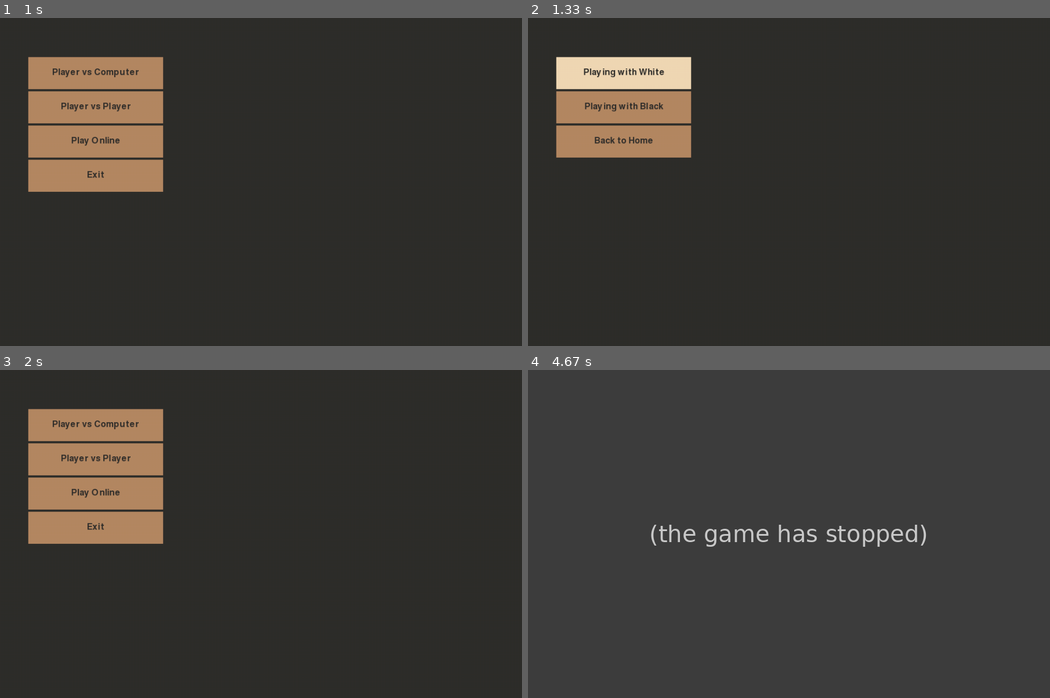
Above: before the commit, frames 1-4 (two rows, left to right).
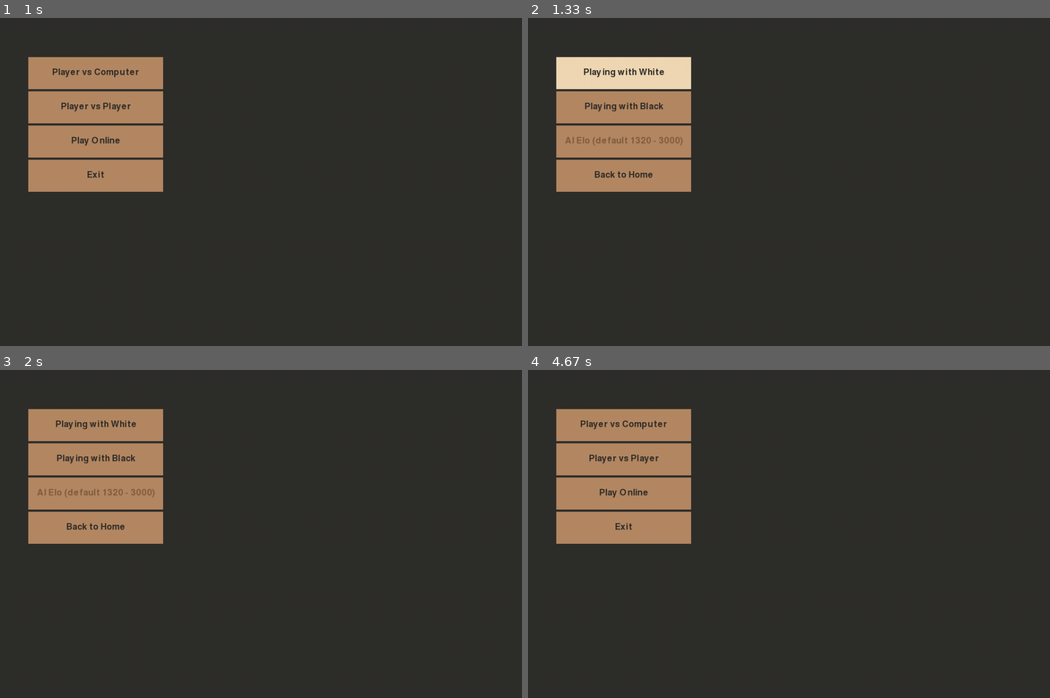
Above: after the commit, the same moments.

Repository: yudur/chess-pygame
Game: pygame game, started from src/main.py
Same seed, same stepped clock (60 frames per second), same inputs: the game is played once before the commit and once after it.
Inputs (mouse positions are in pixels of both pictures, inside the frame that each line leads up to):
- Up to frame 1 (1 s): press the mouse at (93, 106) at 0.37 s; move the mouse to (167, 100) at 0.47 s; release the mouse at (240, 93) at 0.6 s; press the mouse at (428, 60) at 0.7 s; move the mouse to (250, 168) at 0.8 s; release the mouse at (78, 277) at 0.93 s
- Up to frame 2 (1.33 s): click "Player vs Computer" at 1.05 s
- Up to frame 3 (2 s): press the mouse at (93, 491) at 1.37 s; move the mouse to (172, 573) at 1.47 s; release the mouse at (250, 652) at 1.6 s; hold Backspace from 1.67 s (still down)
- Up to frame 4 (4.67 s): release Backspace at 2.13 s; click (658, 547) at 2.22 s; tap 0 at 2.5 s; press the mouse at (621, 491) at 3.37 s; move the mouse to (627, 455) at 3.47 s; release the mouse at (632, 419) at 3.6 s; press the mouse at (621, 491) at 3.7 s; move the mouse to (726, 484) at 3.8 s; release the mouse at (835, 478) at 3.93 s; press the mouse at (621, 527) at 4.53 s; move the mouse to (752, 507) at 4.63 s

Frame 1 is identical in both runs. In frame 2, 2.8% of the frame differs, in the area x 5-32%, y 36-54%; in frame 3, 0.8%; in frame 4, 11%, in the area x 5-77%, y 11-54%.
Before the commit the program exited at 4.53 s; later frames show no game.

Commit message:
feat(ui): improve AI Link's numeric input

Diff:
--- a/src/core/chess_session.py
+++ b/src/core/chess_session.py
@@ -40,7 +40,7 @@
 
 
 class AiChessSession(ChessSession):
-    def __init__(self, local_color):
+    def __init__(self, local_color, elo=1900):
         from src.chess.ai import AiEngine
 
         super().__init__(local_color)
@@ -48,7 +48,7 @@
         # Human plays as local_color; AI plays as the opposite color
         self.human_color = local_color
         self.ai_color = "black" if local_color == "white" else "white"
-        self.ai = AiEngine(color=self.ai_color, elo=1900)
+        self.ai = AiEngine(color=self.ai_color, elo=elo)
 
     def handle_board_click(self, row, col):
         """Handle human input only when it's the human's turn."""
--- a/src/states/select_color_vs_ai_state.py
+++ b/src/states/select_color_vs_ai_state.py
@@ -1,6 +1,8 @@
 import pygame
 from src.core.state import State
 from src.ui.button_renderer import ButtonRenderer
+from src.ui.num_input_renderer import NumericInputRenderer
+
 from src.utils import settings
 
 from src.core.chess_session import AiChessSession
@@ -28,10 +30,21 @@
             text="Playing with Black",
         )
 
+        self.input_elo = NumericInputRenderer(
+            pos=(
+                settings.START_GRID_BOARD_POS[0],
+                settings.START_GRID_BOARD_POS[1] + settings.TILESIZE * 2 + 20,
+            ),
+            size=(settings.TILESIZE * 4, settings.TILESIZE),
+            placeholder="AI Elo (default 1320 - 3000)",
+            min_value=1320,
+            max_value=3000,
+        )
+
         self.back_to_home = ButtonRenderer(
             pos=(
                 settings.START_GRID_BOARD_POS[0],
-                settings.START_GRID_BOARD_POS[1] + settings.TILESIZE * 2 + 20,
+                settings.START_GRID_BOARD_POS[1] + settings.TILESIZE * 3 + 20,
             ),
             size=(settings.TILESIZE * 4, settings.TILESIZE),
             text="Back to Home",
@@ -47,18 +60,30 @@
         if event.type == pygame.MOUSEBUTTONDOWN:
             x, y = event.pos
 
+            if self.input_elo.is_clicked((x, y)):
+                return
+
             if self.button_playing_with_white.is_clicked((x, y)):
                 self.manager.change_state(
-                    GameState(self.manager, AiChessSession("white"))
+                    GameState(
+                        self.manager,
+                        AiChessSession("white", self.input_elo.get_value()),
+                    )
                 )
             elif self.button_playing_with_black.is_clicked((x, y)):
                 self.manager.change_state(
-                    GameState(self.manager, AiChessSession("black"))
+                    GameState(
+                        self.manager,
+                        AiChessSession("black", self.input_elo.get_value()),
+                    )
                 )
             elif self.back_to_home.is_clicked((x, y)):
                 from src.states.home_state import HomeState
 
                 self.manager.change_state(HomeState(self.manager))
+
+        if event.type == pygame.KEYDOWN:
+            self.input_elo.handle_event(event)
 
     def update(self, dt):
         mouse_pos = pygame.mouse.get_pos()
@@ -71,3 +96,4 @@
         self.button_playing_with_white.draw(screen)
         self.button_playing_with_black.draw(screen)
         self.back_to_home.draw(screen)
+        self.input_elo.render(screen)
--- /dev/null
+++ b/src/ui/num_input_renderer.py
@@ -0,0 +1,70 @@
+import pygame
+
+
+class NumericInputRenderer:
+    def __init__(self, pos, size, placeholder="", min_value=400, max_value=3000):
+        self.pos = pos
+        self.size = size
+        self.placeholder = placeholder
+        self.min_value = min_value
+        self.max_value = max_value
+        self.rect = pygame.Rect(pos[0], pos[1], size[0], size[1])
+
+        # Colors
+        self.color_default = (181, 136, 99)
+        self.placeholder_color = (130, 94, 65)
+        self.border_color = (48, 46, 43)
+        self.text_color = (48, 46, 43)
+
+        self.is_active = False
+        self.input_field = ""
+
+        self.font = pygame.font.Font(None, 24)
+
+    def is_clicked(self, mouse_pos):
+        clicked = self.rect.collidepoint(mouse_pos)
+        if clicked:
+            self.is_active = True
+        else:
+            self.is_active = False
+        return clicked
+
+    def handle_event(self, event):
+        if not self.is_active:
+            return
+
+        if event.key == pygame.K_BACKSPACE:
+            self.input_field = self.input_field[:-1]
+        elif pygame.K_0 <= event.key <= pygame.K_9:
+            self.input_field += str(event.key - pygame.K_0)
+
+    def get_value(self):
+        if not self.input_field:
+            return self.min_value
+
+        try:
+            value = int(self.input_field)
+        except ValueError:
+            return self.min_value
+
+        if value < self.min_value:
+            return self.min_value
+        if value > self.max_value:
+            return self.max_value
+        return value
+
+    def render(self, screen):
+        # Render the numeric input field
+        pygame.draw.rect(screen, self.color_default, self.rect)
+
+        # Draw border
+        pygame.draw.rect(screen, self.border_color, self.rect, 2)
+
+        # Draw text
+        text_surface = self.font.render(
+            self.input_field if self.input_field else self.placeholder,
+            True,
+            self.text_color if self.input_field else self.placeholder_color,
+        )
+        text_rect = text_surface.get_rect(center=self.rect.center)
+        screen.blit(text_surface, text_rect)
